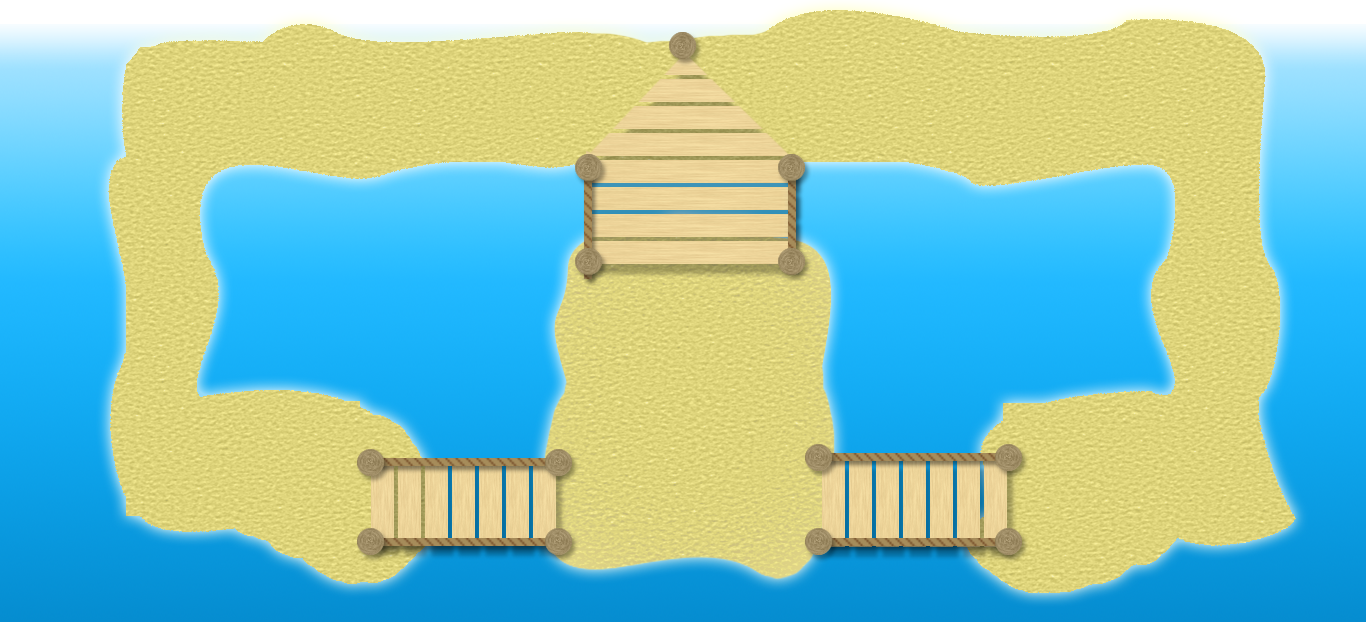
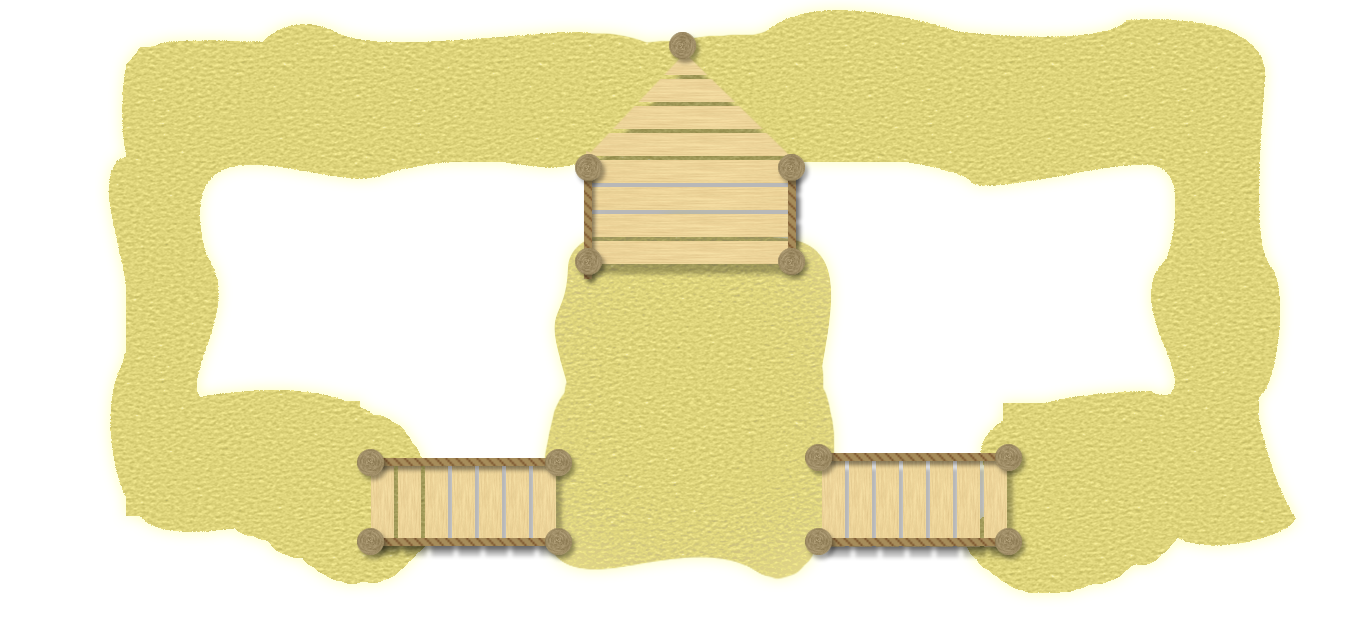
Layers edited between the first and the second 1366x622 image:
removed layer "Ocean" over (0, 24, 1366, 622)
